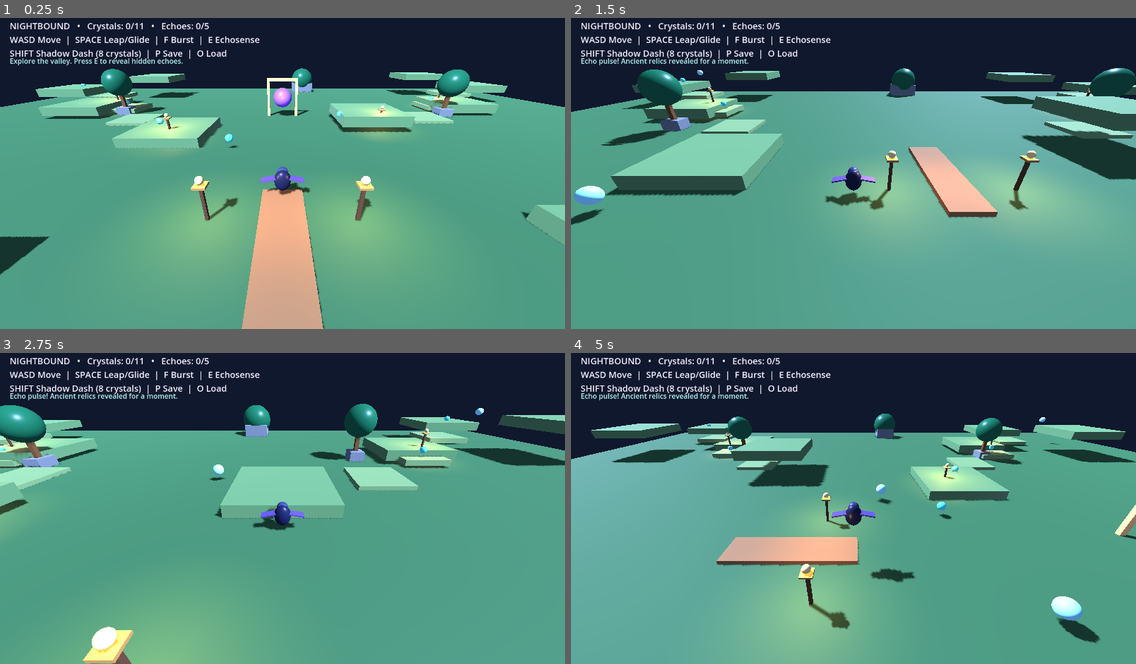
Above: before the commit, frames 1-4 (two rows, left to right).
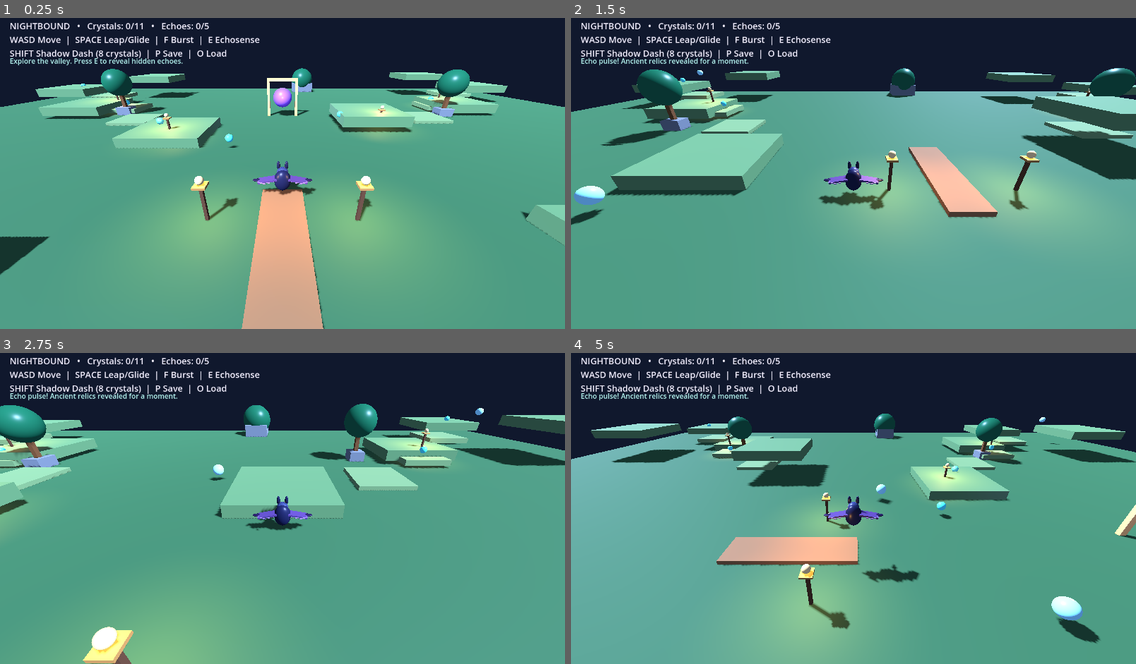
Above: after the commit, the same moments.

Repository: Dynamon91/nightbound
Game: Godot game, scene res://scenes/main.tscn
Same seed, same stepped clock (60 frames per second), same inputs: the game is played once before the commit and once after it.
Inputs:
- Up to frame 1 (0.25 s): no input
- Up to frame 2 (1.5 s): tap E (echosense) at 0.5, 1.35 s; hold D (move_right) 0.53-1.28 s; hold F (burst) 0.53-1.28 s; tap Space (jump) at 0.77 s; hold S (move_back) from 1.28 s (still down)
- Up to frame 3 (2.75 s): tap Space (jump) at 1.52 s; release S (move_back) at 2.03 s; hold D (move_right) from 2.03 s (still down); hold Shift (shadow_dash) from 2.03 s (still down)
- Up to frame 4 (5 s): release D (move_right) at 2.78 s; release Shift (shadow_dash) at 2.78 s; hold W (move_forward) 2.78-3.53 s; tap F (burst) at 2.85 s; tap Space (jump) at 3.02, 3.77, 4.52 s; hold A (move_left) from 3.53 s (still down); tap E (echosense) at 3.6 s; tap Shift (shadow_dash) at 4.35 s

The runs differ from the first frame. In frame 1, 0.2% of the frame differs, in the area x 44-56%, y 46-57%; in frame 2, 0.2%; in frame 3, 0.3%; in frame 4, 0.3%, in the area x 44-62%, y 46-74%.

Commit message:
art: refine bat protagonist silhouette and wing details

Diff:
--- a/scripts/main.gd
+++ b/scripts/main.gd
@@ -176,9 +176,18 @@
 	body.scale = Vector3(0.85, 1.15, 0.7)
 	add_sphere(player, Vector3(0, 0.55, -0.22), 0.35, Color("#414866"))
 	for side in [-1.0, 1.0]:
-		var wing := add_box(player, Vector3(side * 0.82, 0.25, 0), Vector3(0.9, 0.08, 0.5), Color("#5c4a85"))
-		wing.rotation.z = side * -0.2
-		add_sphere(player, Vector3(side * 0.22, 0.62, -0.48), 0.075, Color("#f8df8b"))
+		var ear := add_sphere(player, Vector3(side * 0.24, 1.0, -0.31), 0.16, Color("#292c45"))
+		ear.scale = Vector3(0.65, 1.55, 0.55)
+		var eye := add_sphere(player, Vector3(side * 0.16, 0.66, -0.77), 0.065, Color("#f8df8b"))
+		eye.scale = Vector3(0.8, 1.0, 0.45)
+		var wing := add_box(player, Vector3(side * 0.88, 0.22, 0.03), Vector3(1.15, 0.10, 0.58), Color("#59416f"))
+		wing.rotation.z = side * -0.18
+		var tip := add_sphere(player, Vector3(side * 1.38, 0.12, -0.08), 0.22, Color("#302641"))
+		tip.scale = Vector3(1.8, 0.3, 0.75)
+		for finger in range(3):
+			var spar := add_box(player, Vector3(side * (0.78 + finger * 0.22), 0.18, 0.20 + finger * 0.08), Vector3(0.58, 0.045, 0.045), Color("#8a6da2"))
+			spar.rotation.y = side * (0.18 + finger * 0.12)
+	add_sphere(player, Vector3(0, 0.45, -0.79), 0.16, Color("#c6b5d9"))
 
 func build_camera() -> void:
 	camera = Camera3D.new()
